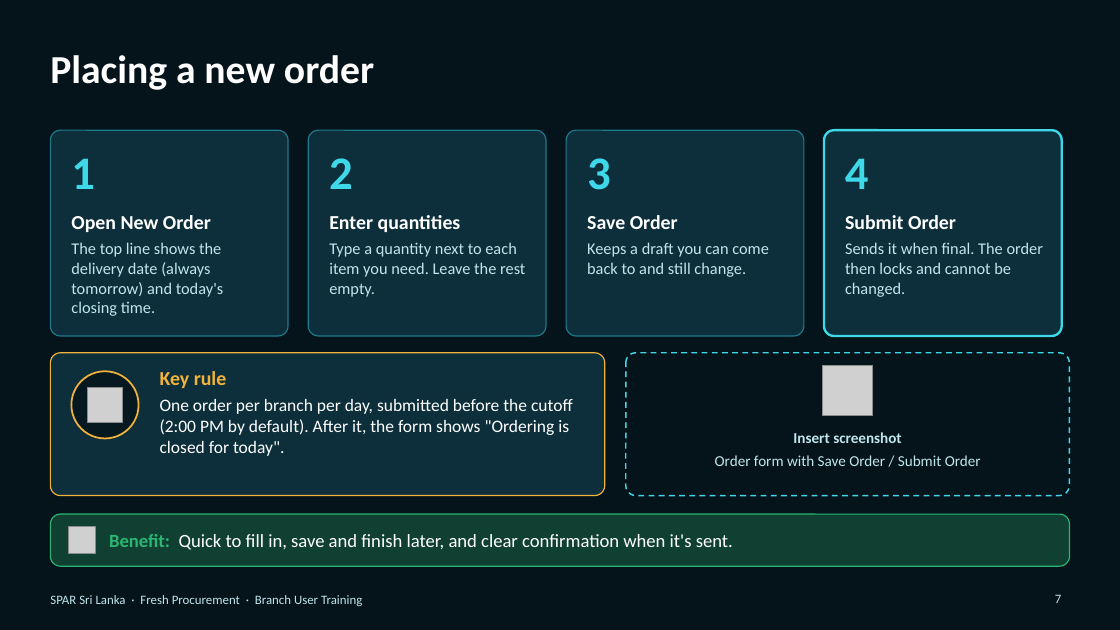
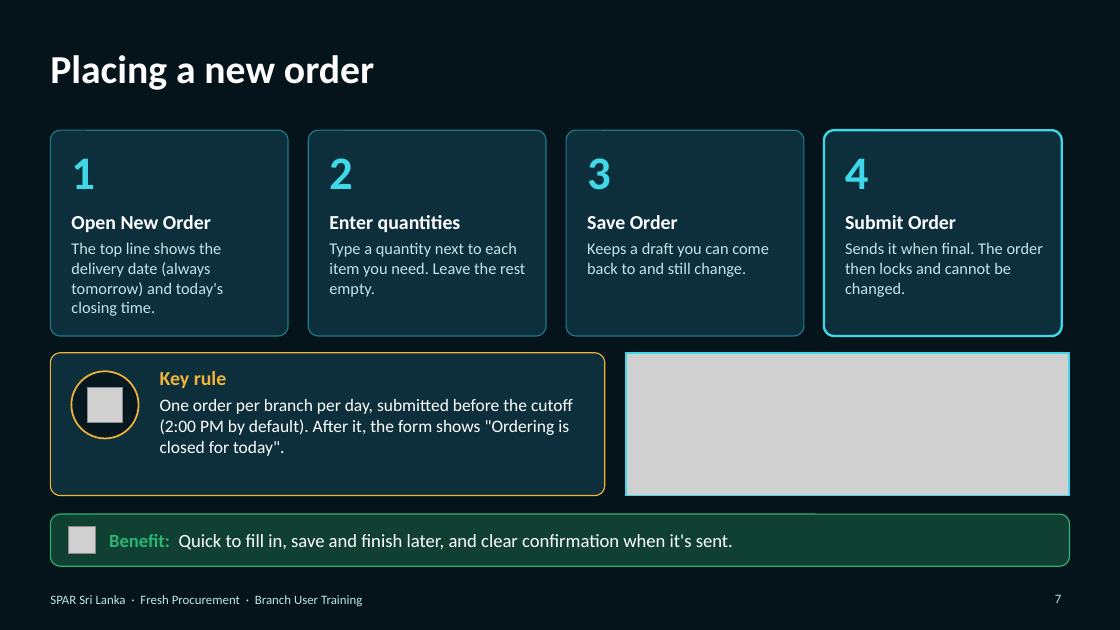
Before and after one commit to hpds4308/SPAR-Fresh-Procurement-, a slide deck: slide 7 of presentation/SPAR_Branch_User_Training_Deck.pptx. Drawn at 1120x630 pixels with LibreOffice and Linux fonts; fonts in the diff are those of the drawing; grey boxes stand for pictures; background and template pictures are left out. Boxes give left, top, right and bottom in pixels: in the first picture for what was removed or moved away, otherwise in the second. Text is boxed around its words. In the diff, an @@ line names an element or a change of style, - is before the commit and + after.

```diff
--- a/presentation/SPAR_Branch_User_Training_Deck.pptx
+++ b/presentation/SPAR_Branch_User_Training_Deck.pptx
@@ rounded rectangle removed at bbox=[626, 353, 1070, 496] @@
@@ picture added at bbox=[626, 353, 1070, 496] @@
@@ rectangle added at bbox=[626, 353, 1070, 496], outline #3FD8E8 1.5 pt @@
@@ picture removed at bbox=[823, 365, 873, 416] @@
@@ text removed at bbox=[715, 432, 981, 466] @@
-Insert screenshot
-Order form with Save Order / Submit Order
```
Also in this commit, not shown: 4 other slides changed, 2 other files.
